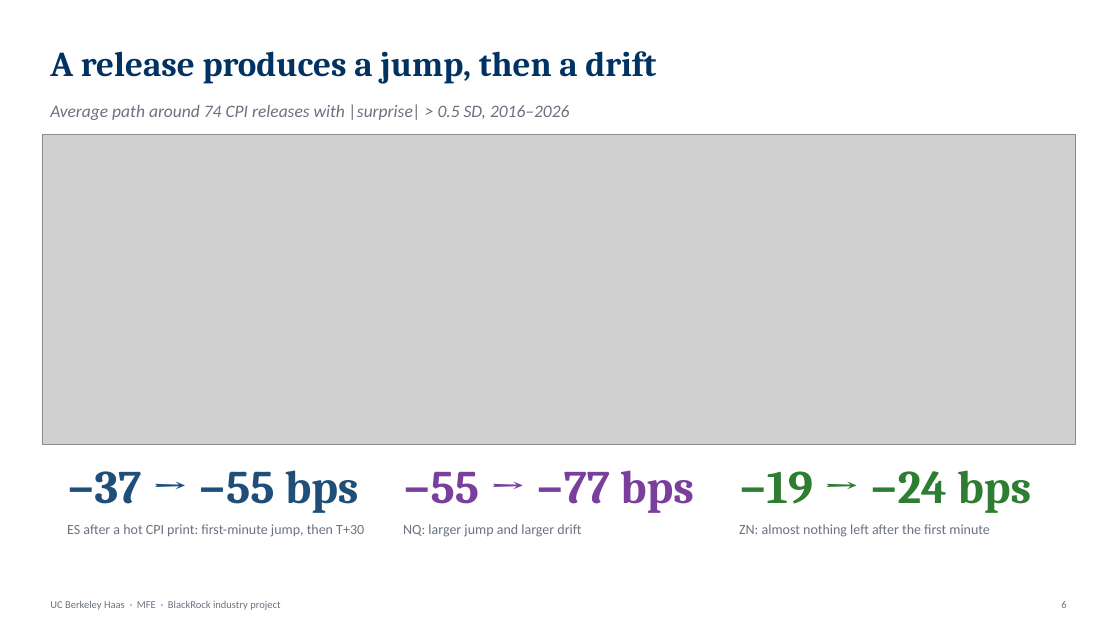
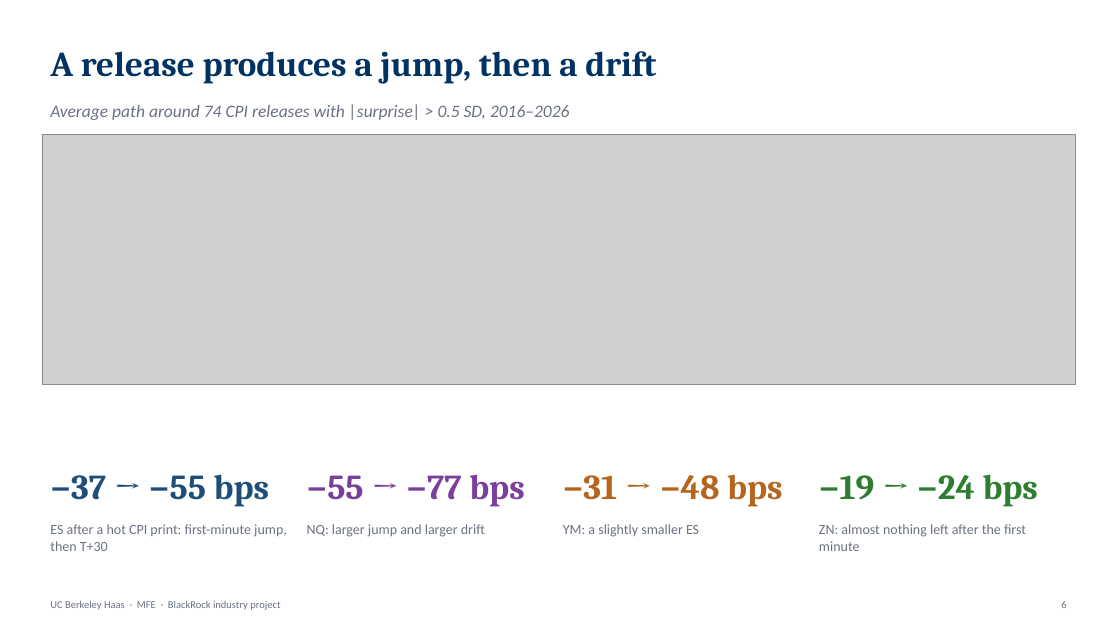
Before and after one commit to rezazamani2329/BlackRock-Project-State-Dependent-Intraday-Response-of-S-P-500-Futures-to-Macroeconomic-Surprises, a slide deck: slide 6 of Reza_BlackRock_presentation.pptx. Drawn at 1120x630 pixels with LibreOffice and Linux fonts; fonts in the diff are those of the drawing; grey boxes stand for pictures. Boxes give left, top, right and bottom in pixels: in the first picture for what was removed or moved away, otherwise in the second. Text is boxed around its words. In the diff, an @@ line names an element or a change of style, - is before the commit and + after.

```diff
--- a/Reza_BlackRock_presentation.pptx
+++ b/Reza_BlackRock_presentation.pptx
@@ picture: place and size @@
-picture at [42,134,1075,444]
+picture at [42,134,1075,385]
@@ text "−37 → −55 bps": place and size @@
-text "−37 → −55 bps" at [67,470,359,513]
+text "−37 → −55 bps" at [50,474,269,506]
@@ size 40 to 30 pt in 3 elements at [819,474,1038,506], [50,474,269,506], [307,474,524,506] @@
@@ text "−55 → −77 bps": place and size @@
-text "−55 → −77 bps" at [403,470,694,513]
+text "−55 → −77 bps" at [307,474,524,506]
@@ text added at [563,474,782,506], 30 pt, text #B5651D, bold @@
+−31 → −48 bps
@@ text "−19 → −24 bps": place and size @@
-text "−19 → −24 bps" at [739,470,1031,513]
+text "−19 → −24 bps" at [819,474,1038,506]
@@ text "ES after a hot CPI ..." rewrapped from [67,524,364,537] to [50,524,287,551] @@
@@ text "NQ: larger jump and larger ...": place and size @@
-text "NQ: larger jump and larger ..." at [403,524,581,537]
+text "NQ: larger jump and larger ..." at [307,524,485,537]
@@ text added at [563,524,699,537], 12 pt, text #6B7280 @@
+YM: a slightly smaller ES
@@ text "ZN: almost nothing left after ..." rewrapped from [739,524,990,537] to [819,524,1026,551] @@
```
Also in this commit, not shown: 31 other slides changed, 4 other files.
